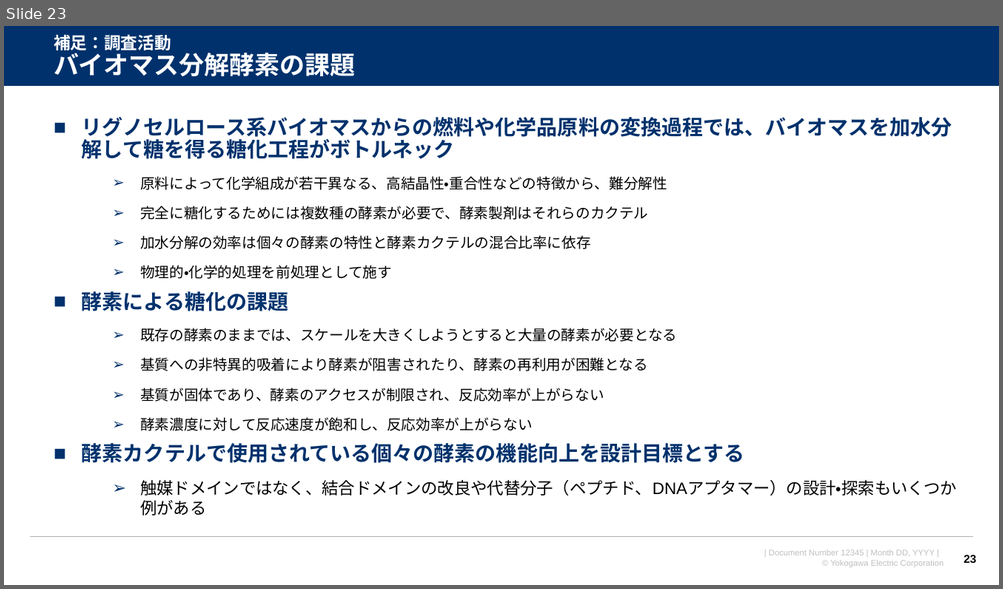
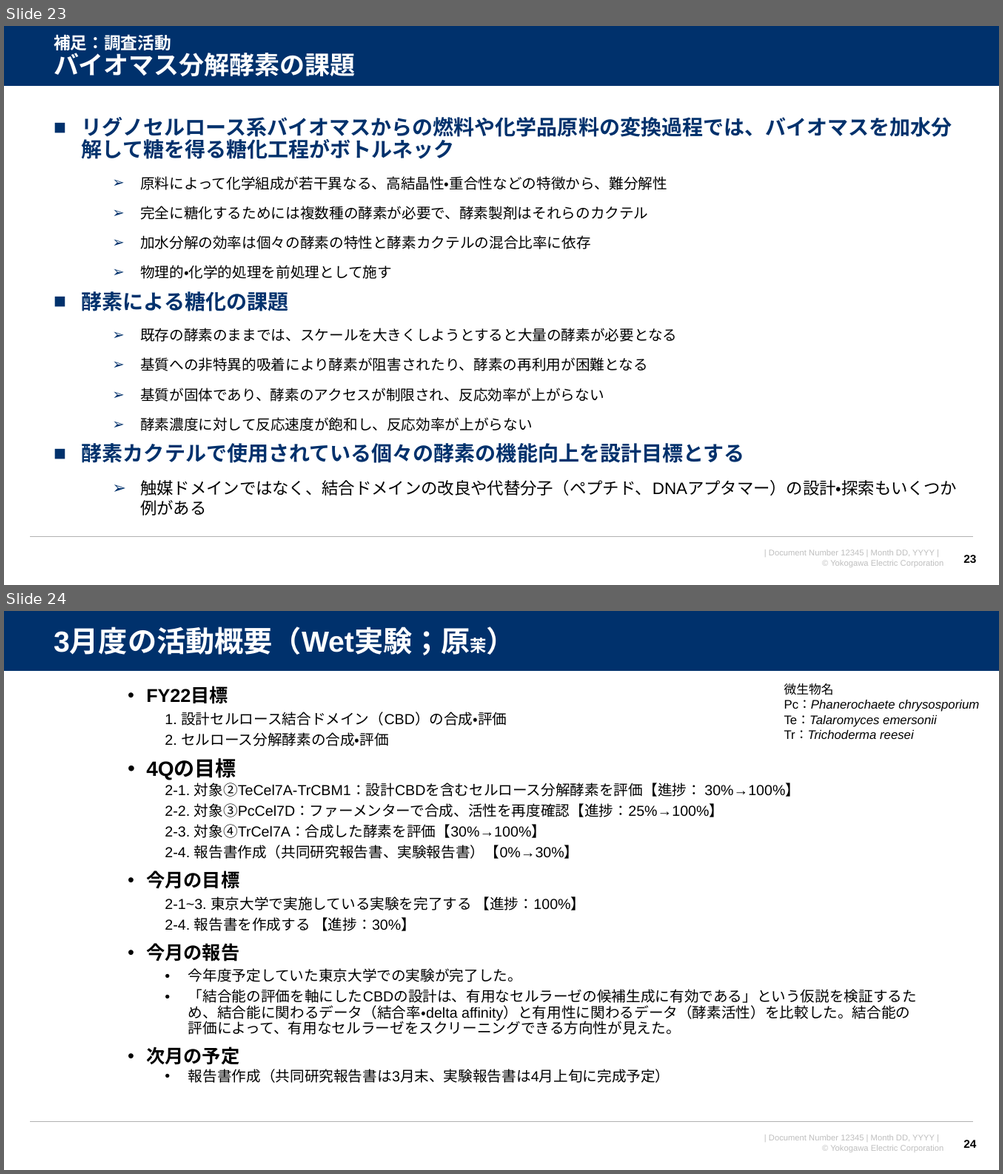
Before and after one commit to watarukumagai-git/denovo, a slide deck: survey_doc/2023年3月度月報_人工酵素設計_rev.0.pptx. Shown one above the other, each under a label of ours: slide 23 before the commit, slides 23 and 24 after it. The pictures are 1003x589 and 1003x1174 pixels, drawn with LibreOffice and Linux fonts; fonts in the diff are those of the drawing; background and template pictures are left out. Boxes give left, top, right and bottom in pixels: in the first picture for what was removed or moved away, otherwise in the second. Text is boxed around its words. In the diff, an @@ line names an element or a change of style, - is before the commit and + after.

```diff
--- a/survey_doc/2023年3月度月報_人工酵素設計_rev.0.pptx
+++ b/survey_doc/2023年3月度月報_人工酵素設計_rev.0.pptx
@@ slide 24 added at box(4, 611, 999, 1170), background #FFFFFF; not listed: 4 template elements that a slide beside it also shows @@
@@ title added at box(54, 629, 486, 655), 28 pt, text #FFFFFF, bold @@
+3月度の活動概要（Wet実験；原茉）
@@ text added at box(146, 687, 916, 1083), 14 pt, text #000000 @@
+• FY22目標
+  1. 設計セルロース結合ドメイン（CBD）の合成・評価
+  2. セルロース分解酵素の合成・評価
+• 4Qの目標
+  2-1. 対象②TeCel7A-TrCBM1：設計CBDを含むセルロース分解酵素を評価【進捗： 30%→100%】
+  2-2. 対象③PcCel7D：ファーメンターで合成、活性を再度確認【進捗：25%→100%】
+  2-3. 対象④TrCel7A：合成した酵素を評価【30%→100%】
+  2-4. 報告書作成（共同研究報告書、実験報告書）【0%→30%】
+• 今月の目標
+  2-1~3. 東京大学で実施している実験を完了する 【進捗：100%】
+  2-4. 報告書を作成する 【進捗：30%】
+• 今月の報告
+  • 今年度予定していた東京大学での実験が完了した。
+  • 「結合能の評価を軸にしたCBDの設計は、有用なセルラーゼの候補生成に有効である」という仮説を検証するため、結合能に関わるデータ（結合率・delta affinity）と有用性に関わるデータ（酵素活性）を比較した。結合能の評価によって、有用なセルラーゼをスクリーニングできる方向性が見えた。
+• 次月の予定
+  • 報告書作成（共同研究報告書は3月末、実験報告書は4月上旬に完成予定）
@@ text added at box(784, 684, 979, 739), 12 pt, text #000000, italic @@
+微生物名
+Pc：Phanerochaete chrysosporium
+Te：Talaromyces emersonii
+Tr：Trichoderma reesei
@@ page number added at box(963, 1140, 976, 1148), 11 pt, text #000000, bold @@
+24
```
Also in this commit, not shown: 14 other slides added.
